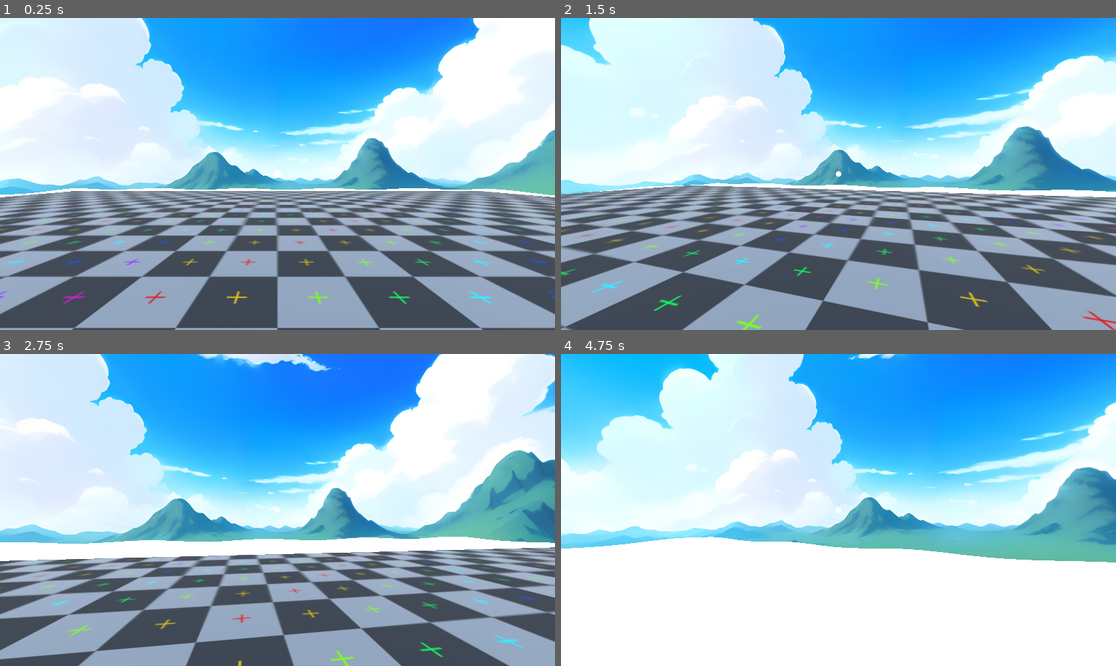
Above: before the commit, frames 1-4 (two rows, left to right).
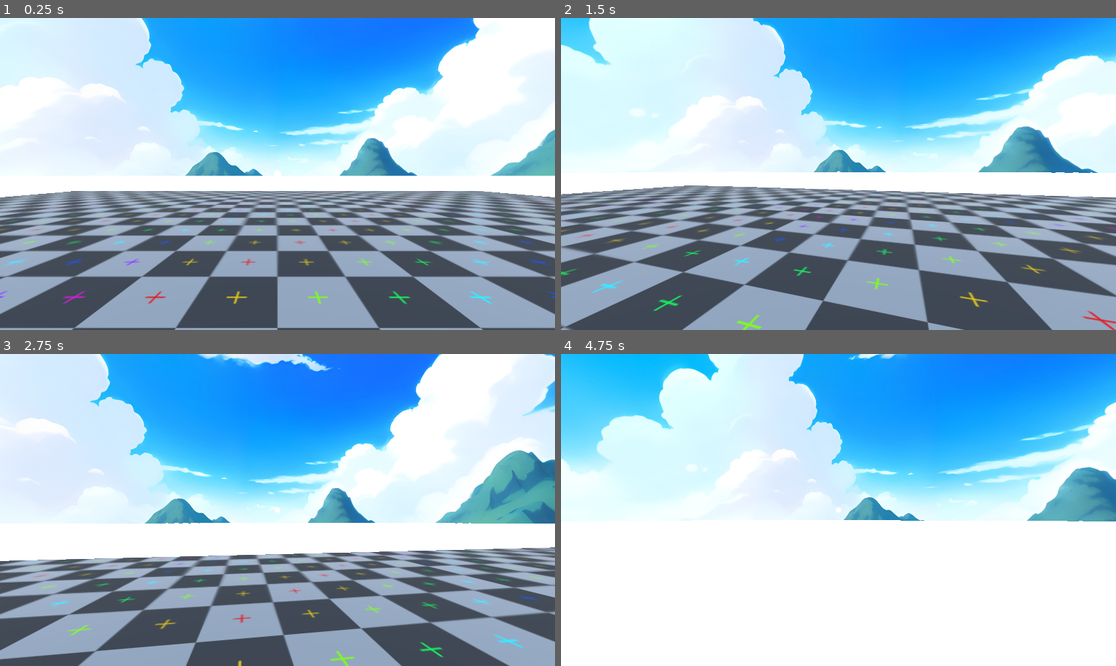
Above: after the commit, the same moments.

Repository: dairycultist/New-Hand-in-Mootown
Game: Godot game, scene res://world.tscn
The game is run twice, just before and just after one commit, with the same random seed, the same clock (stepped at 60 frames per second) and the same inputs.
Inputs (mouse positions are in pixels of both pictures, inside the frame that each line leads up to):
- Up to frame 1 (0.25 s): no input
- Up to frame 2 (1.5 s): tap Enter (ui_accept) at 0.5, 0.77 s; move the mouse to (866, 174) at 0.52 s; hold E (interact) 0.53-1.28 s; hold W (walk_up) from 0.53 s (still down); move the mouse to (810, 174) at 1.27 s; tap E (interact) at 1.35 s
- Up to frame 3 (2.75 s): keep holding W (walk_up); tap Enter (ui_accept) at 1.52 s; move the mouse to (288, 503) at 2.02 s; hold E (interact) from 2.03 s (still down)
- Up to frame 4 (4.75 s): keep holding W (walk_up); move the mouse to (832, 516) at 2.77 s; release E (interact) at 2.78 s; tap E (interact) at 2.85, 4.35 s; tap Enter (ui_accept) at 3.02, 3.77, 4.52 s; move the mouse to (877, 513) at 3.52 s; hold E (interact) 3.53-4.28 s; move the mouse to (794, 506) at 4.27 s

The runs differ from the first frame. In frame 1, 4.0% of the frame differs, in the area x 0-100%, y 50-57%; in frame 2, 3.8%; in frame 3, 5.2%; in frame 4, 7.9%, in the area x 0-100%, y 53-67%.

Commit message:
Make water texture based off world coordinates rather than UV

Diff:
--- a/water.gdshader
+++ b/water.gdshader
@@ -11,9 +11,13 @@
 // https://godotshaders.com/shader/shield-shader-with-intersection-highlight/
 uniform sampler2D depth_texture : source_color, hint_depth_texture;
 
+varying vec2 sample_choord;
+
 void vertex() {
 
 	VERTEX.y += sin(TIME * wobble_speed + (VERTEX.x + VERTEX.z) * 0.3) * 0.2;
+
+	sample_choord = VERTEX.xz;
 }
 
 void fragment() {
@@ -22,8 +26,8 @@
 	vec3 color2 = texture(
 		water,
 		vec2(
-			(UV.x + sin(TIME * wobble_speed) * wobble_intensity + TIME * slide_speed) * texture_scale,
-			(UV.y + cos(TIME * wobble_speed * 0.5) * wobble_intensity) * 2.0 * texture_scale
+			(sample_choord.x + sin(TIME * wobble_speed) * wobble_intensity + TIME * slide_speed) * texture_scale,
+			(sample_choord.y + cos(TIME * wobble_speed * 0.5) * wobble_intensity) * 2.0 * texture_scale
 		)
 	).rgb;
 
--- a/world.tscn
+++ b/world.tscn
@@ -37,18 +37,18 @@
 sky = SubResource("Sky_pkg7o")
 
 [sub_resource type="QuadMesh" id="QuadMesh_ioo17"]
-size = Vector2(100, 100)
-subdivide_width = 100
-subdivide_depth = 100
+size = Vector2(1000, 1000)
+subdivide_width = 1000
+subdivide_depth = 1000
 orientation = 1
 
 [sub_resource type="ShaderMaterial" id="ShaderMaterial_wse8f"]
 render_priority = 0
 shader = ExtResource("6_pkg7o")
-shader_parameter/slide_speed = 0.003
+shader_parameter/slide_speed = 0.3
 shader_parameter/wobble_speed = 1.0
-shader_parameter/wobble_intensity = 0.004
-shader_parameter/texture_scale = 20.0
+shader_parameter/wobble_intensity = 0.4
+shader_parameter/texture_scale = 0.2
 shader_parameter/water = ExtResource("7_gbfbk")
 
 [node name="World" type="Node3D"]
